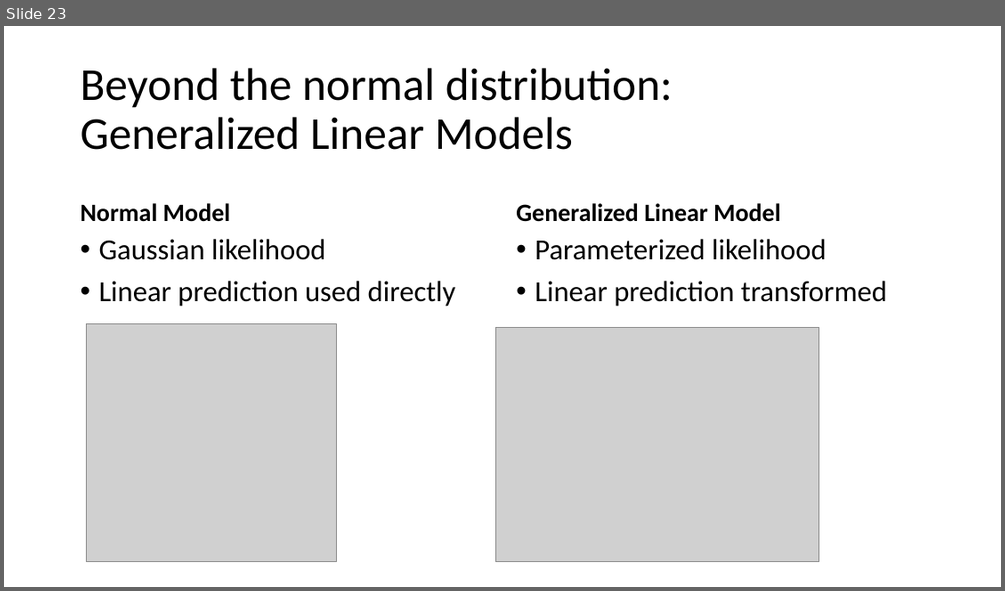
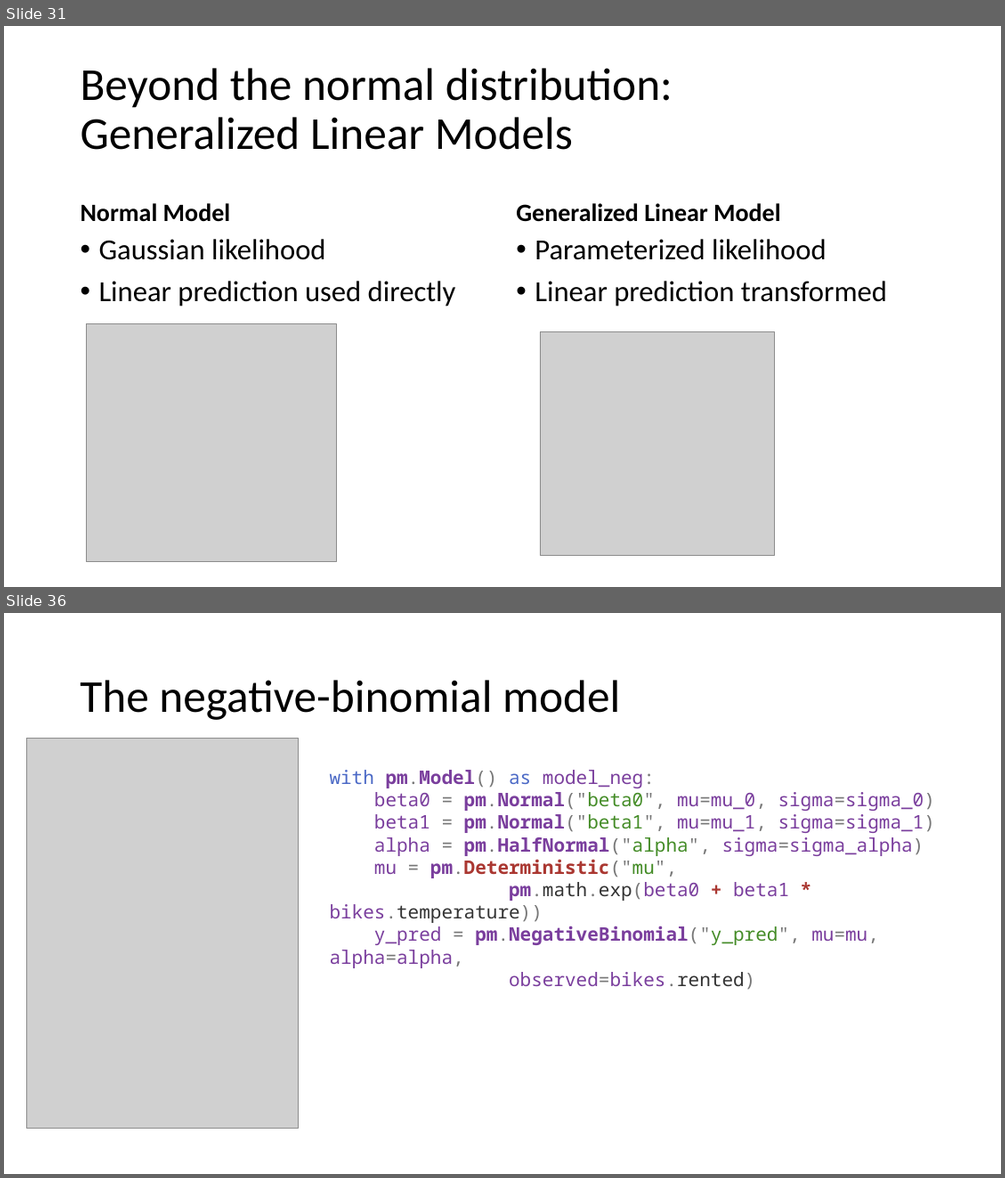
Before and after one commit to opherdonchin/StatisticalComputationAndAnalysis, a slide deck: Lectures/Lecture 6 Linear models.pptx. Shown one above the other, each under a label of ours: slide 23 before the commit, slides 31 and 36 after it; the slides between them are not shown. The pictures are 1005x591 and 1005x1178 pixels, drawn with LibreOffice and Linux fonts; fonts in the diff are those of the drawing; grey boxes stand for pictures. Boxes give left, top, right and bottom in pixels: in the first picture for what was removed or moved away, otherwise in the second. Text is boxed around its words. In the diff, an @@ line names an element or a change of style, - is before the commit and + after.

```diff
--- a/Lectures/Lecture 6 Linear models.pptx
+++ b/Lectures/Lecture 6 Linear models.pptx
@@ slide 36 added at [4, 613, 1001, 1174], background #FFFFFF @@
@@ title added at [80, 680, 620, 720], 44 pt, text #000000 @@
+The negative-binomial model
@@ picture added at [26, 738, 299, 1128] @@
@@ text added at [330, 770, 935, 945], 18 pt, text #7A3E9D @@
+with pm.Model() as model_neg:
+beta0 = pm.Normal("beta0", mu=mu_0, sigma=sigma_0)
+beta1 = pm.Normal("beta1", mu=mu_1, sigma=sigma_1)
+alpha = pm.HalfNormal("alpha", sigma=sigma_alpha)
+mu = pm.Deterministic("mu",
+pm.math.exp(beta0 + beta1 * bikes.temperature))
+y_pred = pm.NegativeBinomial("y_pred", mu=mu, alpha=alpha,
+observed=bikes.rented)
@@ what was slide 23 is now slide 31 @@
@@ slide 31 changed as well @@
@@ picture: place and size @@
-picture at [495, 328, 818, 562]
+picture at [540, 332, 774, 556]
```
Also in this commit, not shown: 2 other slides changed, 16 other slides added, 4 other files.
